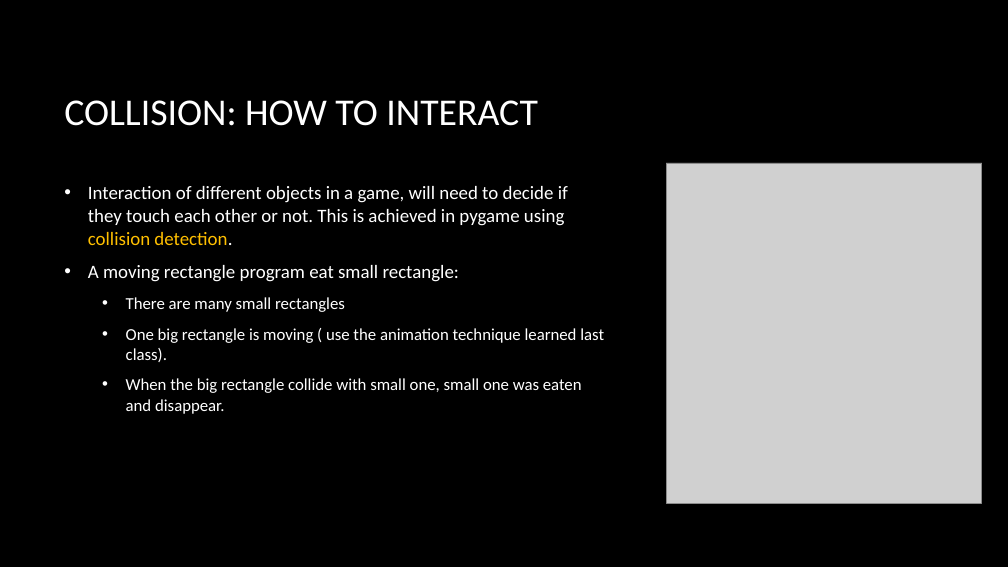
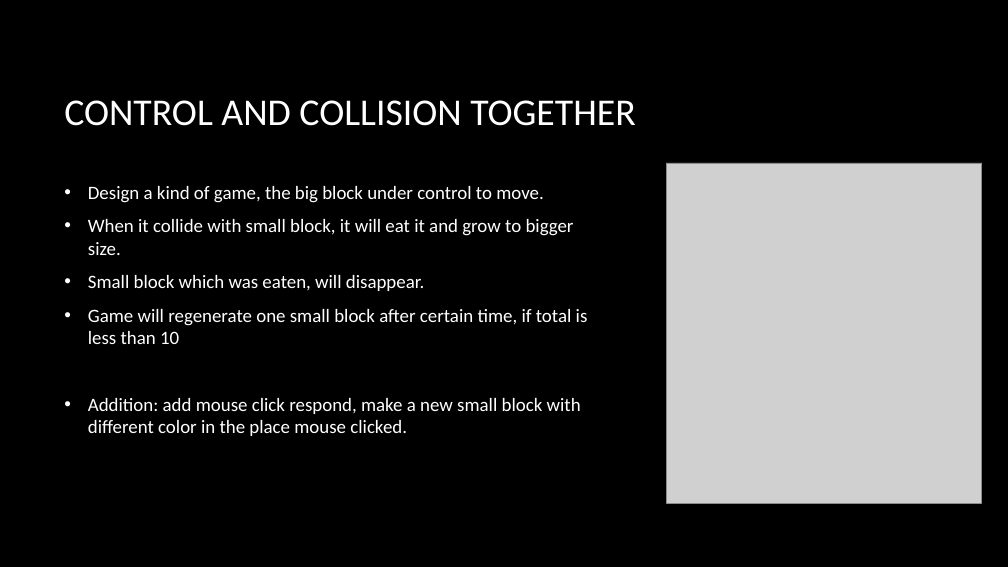
Before and after one commit to bon-netizen/Python-Class-Beginner, a slide deck: slide 13 of Py B - unit 6.pptx (slide 10 before the commit). Drawn at 1008x567 pixels with LibreOffice and Linux fonts; fonts in the diff are those of the drawing; grey boxes stand for pictures; background and template pictures are left out. Boxes give left, top, right and bottom in pixels: in the first picture for what was removed or moved away, otherwise in the second. Text is boxed around its words. In the diff, an @@ line names an element or a change of style, - is before the commit and + after.

Commit message:
add license. update generator, pygame collision, more practice

```diff
--- a/Py B - unit 6.pptx
+++ b/Py B - unit 6.pptx
@@ title at (x1=64, y1=100, x2=636, y2=126): text changed @@
-COLLISION: HOW TO INTERACT
+CONTROL AND COLLISION TOGETHER
@@ text at (x1=88, y1=186, x2=588, y2=436): text changed @@
-• Interaction of different objects in a game, will need to decide if they touch each other or not. This is achieved in pygame using collision detection.
-• A moving rectangle program eat small rectangle:
-  • There are many small rectangles
-  • One big rectangle is moving ( use the animation technique learned last class).
-  • When the big rectangle collide with small one, small one was eaten and disappear.
+• Design a kind of game, the big block under control to move.
+• When it collide with small block, it will eat it and grow to bigger size.
+• Small block which was eaten, will disappear.
+• Game will regenerate one small block after certain time, if total is less than 10
+• Addition: add mouse click respond, make a new small block with different color in the place mouse clicked.
```
Also in this commit, not shown: 4 other slides changed, 3 slides added, 1 slide removed, 11 other files.
